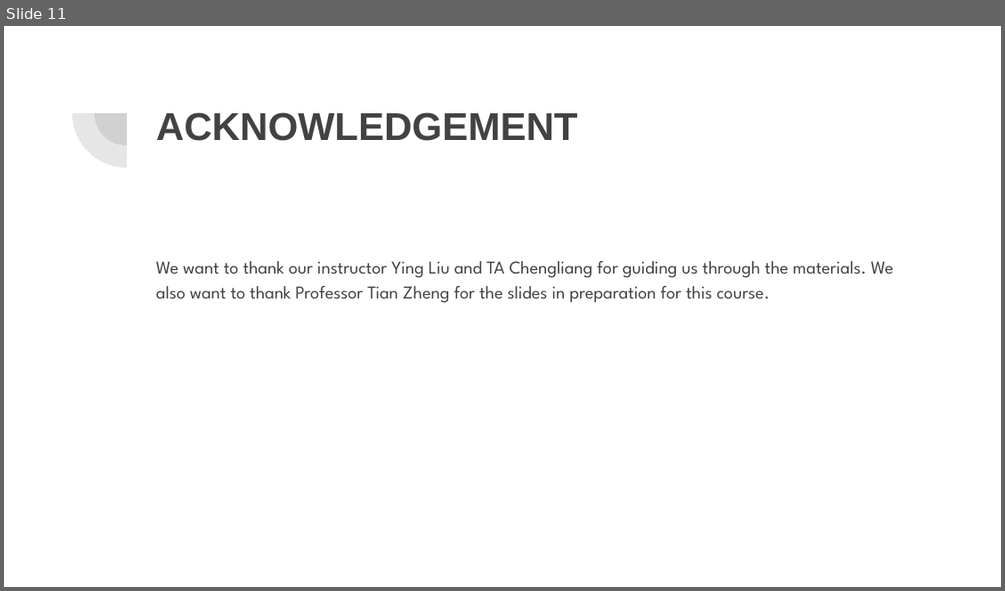
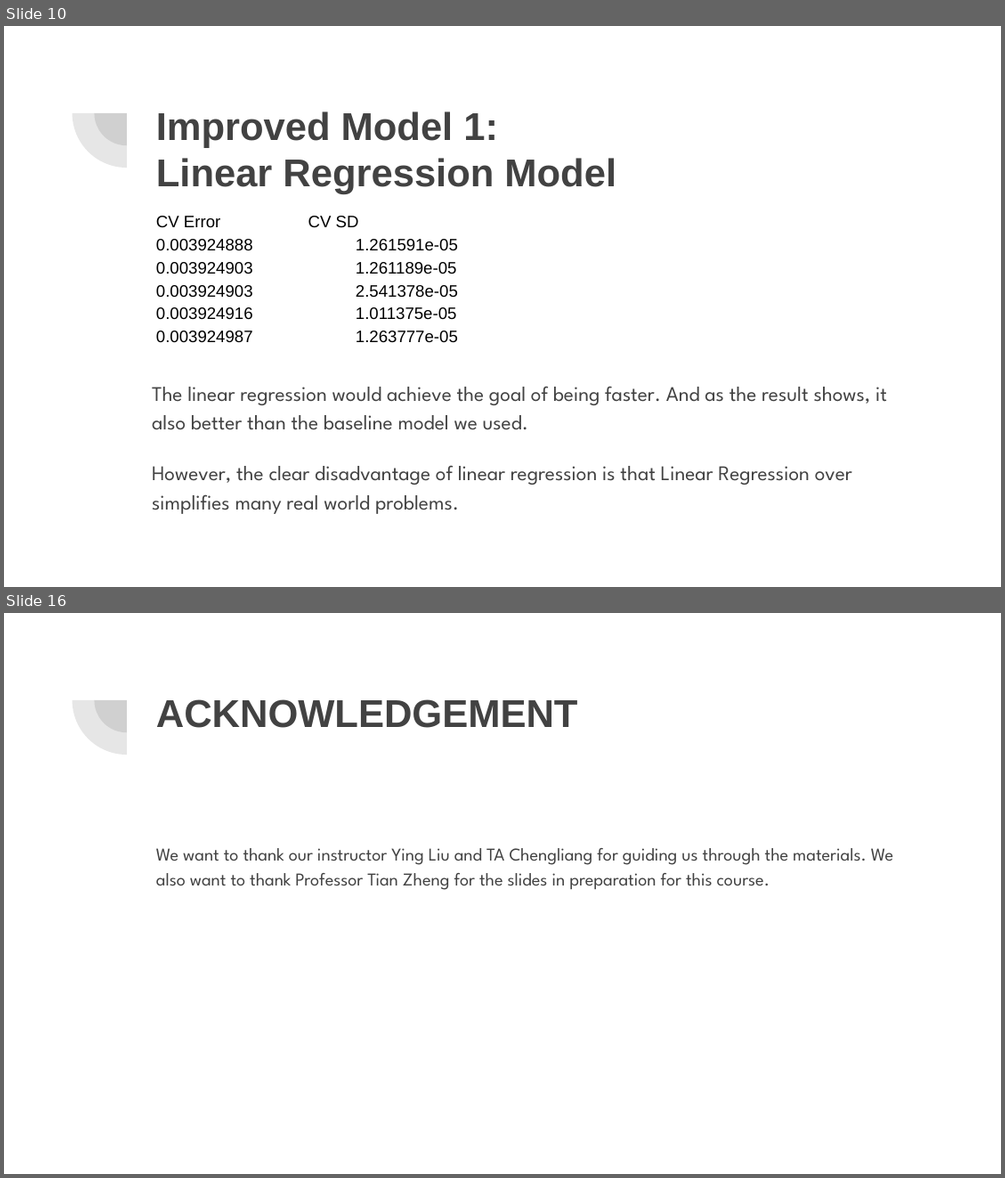
Before and after one commit to yiqiao-yin/Fall2018-Proj3-Sec1-grp4, a slide deck: doc/Presentation.pptx. Shown one above the other, each under a label of ours: slide 11 before the commit, slides 10 and 16 after it; the slides between them are not shown. The pictures are 1005x591 and 1005x1178 pixels, drawn with LibreOffice and Linux fonts; fonts in the diff are those of the drawing. Boxes give left, top, right and bottom in pixels: in the first picture for what was removed or moved away, otherwise in the second. Text is boxed around its words. In the diff, an @@ line names an element or a change of style, - is before the commit and + after.

```diff
--- a/doc/Presentation.pptx
+++ b/doc/Presentation.pptx
@@ slide 10 added at (x1=4, y1=26, x2=1001, y2=587), background #FFFFFF; not listed: 2 template elements that a slide beside it also shows @@
@@ title added at (x1=156, y1=111, x2=616, y2=194), 28 pt, text #424242, bold @@
+Improved Model 1:
+Linear Regression Model
@@ text added at (x1=156, y1=216, x2=458, y2=343), 12 pt, text #000000 @@
+CV Error CV SD
+0.003924888 1.261591e-05
+0.003924903 1.261189e-05
+0.003924903 2.541378e-05
+0.003924916 1.011375e-05
+0.003924987 1.263777e-05
@@ text added at (x1=152, y1=386, x2=887, y2=514), 15 pt, text #424242 @@
+The linear regression would achieve the goal of being faster. And as the result shows, it also better than the baseline model we used.
+However, the clear disadvantage of linear regression is that Linear Regression over simplifies many real world problems.
@@ what was slide 11 is now slide 16 @@
```
Also in this commit, not shown: 3 slides changed, 9 other slides added, 5 slides removed.
